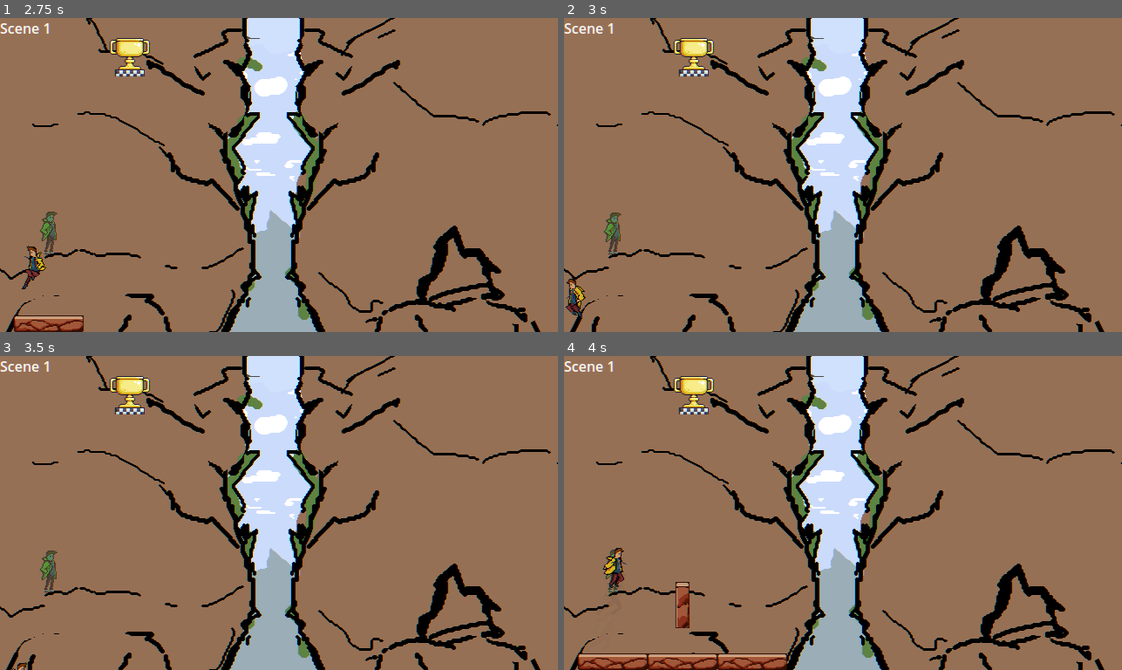
Above: before the commit, frames 1-4 (two rows, left to right).
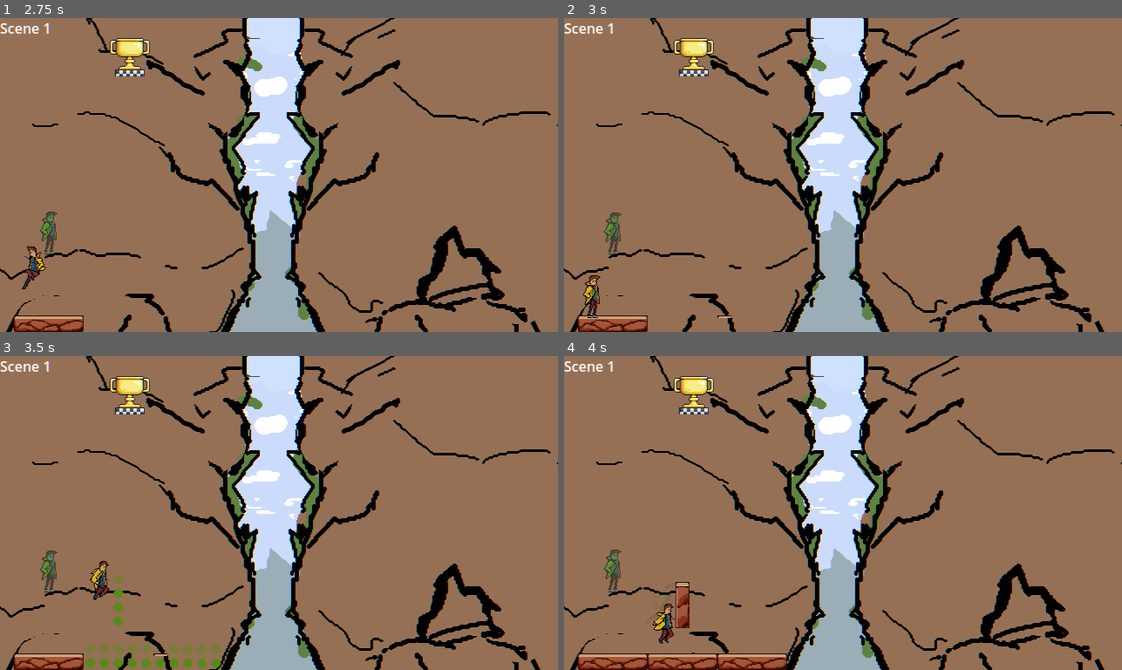
Above: after the commit, the same moments.

Repository: DeVelox/Niro
Game: Godot game, scene res://main.tscn
The game is run twice, just before and just after one commit, with the same random seed, the same clock (stepped at 60 frames per second) and the same inputs.
Inputs:
- Up to frame 1 (2.75 s): hold D (right) 0.53-2.03 s; tap Shift (dash) at 0.6, 2.1 s; tap Space (jump) at 0.77, 1.52 s; tap F (interact) at 1.35 s; tap Enter at 2 s; hold A (left) from 2.03 s (still down)
- Up to frame 2 (3 s): release A (left) at 2.78 s; hold D (right) from 2.78 s (still down); tap F (interact) at 2.85 s
- Up to frame 3 (3.5 s): keep holding D (right); tap Space (jump) at 3.02 s
- Up to frame 4 (4 s): keep holding D (right); tap Shift (dash) at 3.6 s; tap Space (jump) at 3.77 s

Frame 1 is identical in both runs. In frame 2, 1.3% of the frame differs, in the area x 0-31%, y 81-100%; in frame 3, 1.9%, in the area x 2-40%, y 65-100%; in frame 4, 0.6%.

Commit message:
I don't wanna talk about it

Diff:
--- a/prefabs/level design/tilemap.tscn
+++ b/prefabs/level design/tilemap.tscn
@@ -2604,4 +2604,3 @@
 layer_5/name = "Fade out"
 layer_5/tile_data = PackedInt32Array()
 script = ExtResource("7_ljndr")
-delay = null
--- a/scripts/fade.gd
+++ b/scripts/fade.gd
@@ -4,13 +4,20 @@
 
 
 func fade_in(tilemap: TileMap, temp: int) -> void:
+	if tilemap != get_parent():
+		return
 	_fade(tilemap, temp, Scene.Source.FADEIN)
 
 
 func fade_out(tilemap: TileMap, temp: int) -> void:
+	if tilemap != get_parent():
+		return
 	_fade(tilemap, temp, Scene.Source.FADEOUT)
 
+
 func stay(tilemap: TileMap, temp: int) -> void:
+	if tilemap != get_parent():
+		return
 	_fade(tilemap, temp, Scene.Source.TILE)
 
 
--- a/scripts/singleton/scene_manager.gd
+++ b/scripts/singleton/scene_manager.gd
@@ -3,7 +3,7 @@
 signal destroy
 signal should_fade(tilemap: TileMap)
 
-enum Source {TILE = 2, FADEIN = 5, FADEOUT = 6}
+enum Source { TILE = 2, FADEIN = 5, FADEOUT = 6 }
 
 var current_scene: String
 var current_level: Node2D
@@ -223,7 +223,7 @@
 	await get_tree().create_timer(1).timeout
 
 	_remove_temp_layer(tilemap, temp)
-	toggle_layers(tilemap, true, true)
+	toggle_layers(tilemap, true)
 
 
 func fade_out(tilemap: TileMap) -> void:
@@ -248,16 +248,14 @@
 	tilemap.remove_layer(layer)
 
 
-func toggle_layers(tilemap: TileMap, state: bool, all: bool = false) -> void:
-	if all:
-		for i in tilemap.get_layers_count():
-			tilemap.set_layer_enabled(i, state)
-	else:
-		for i in [1,2]:
-			tilemap.set_layer_enabled(i, state)
-
-
-func fade_animation(tilemap: TileMap, layer: int, position: Vector2, source: int, temp: int) -> void:
+func toggle_layers(tilemap: TileMap, state: bool) -> void:
+	for i in [1, 2]:
+		tilemap.set_layer_enabled(i, state)
+
+
+func fade_animation(
+	tilemap: TileMap, layer: int, position: Vector2, source: int, temp: int
+) -> void:
 	var pos: Vector2i = tilemap.local_to_map(position)
 	var tile: Vector2i = tilemap.get_cell_atlas_coords(layer, pos)
 	var anim: Vector2i = Scene.get_anim(tile)
@@ -266,6 +264,7 @@
 	else:
 		tilemap.set_cell(temp, pos, source, anim)
 
+
 func _get_atlas_coords_for_all_tiles(tilemap: TileMap, layer: int) -> Array[Vector2i]:
 	var atlas: Array[Vector2i] = []
 	var tiles = tilemap.get_used_cells(1)
--- a/scripts/tilemap.gd
+++ b/scripts/tilemap.gd
@@ -7,7 +7,7 @@
 # Called when the node enters the scene tree for the first time.
 func _ready() -> void:
 	if next:
-		Scene.toggle_layers(next, false, true)
+		Scene.toggle_layers(next, false)
 		Scene.should_fade.connect(_fade)
 
 
